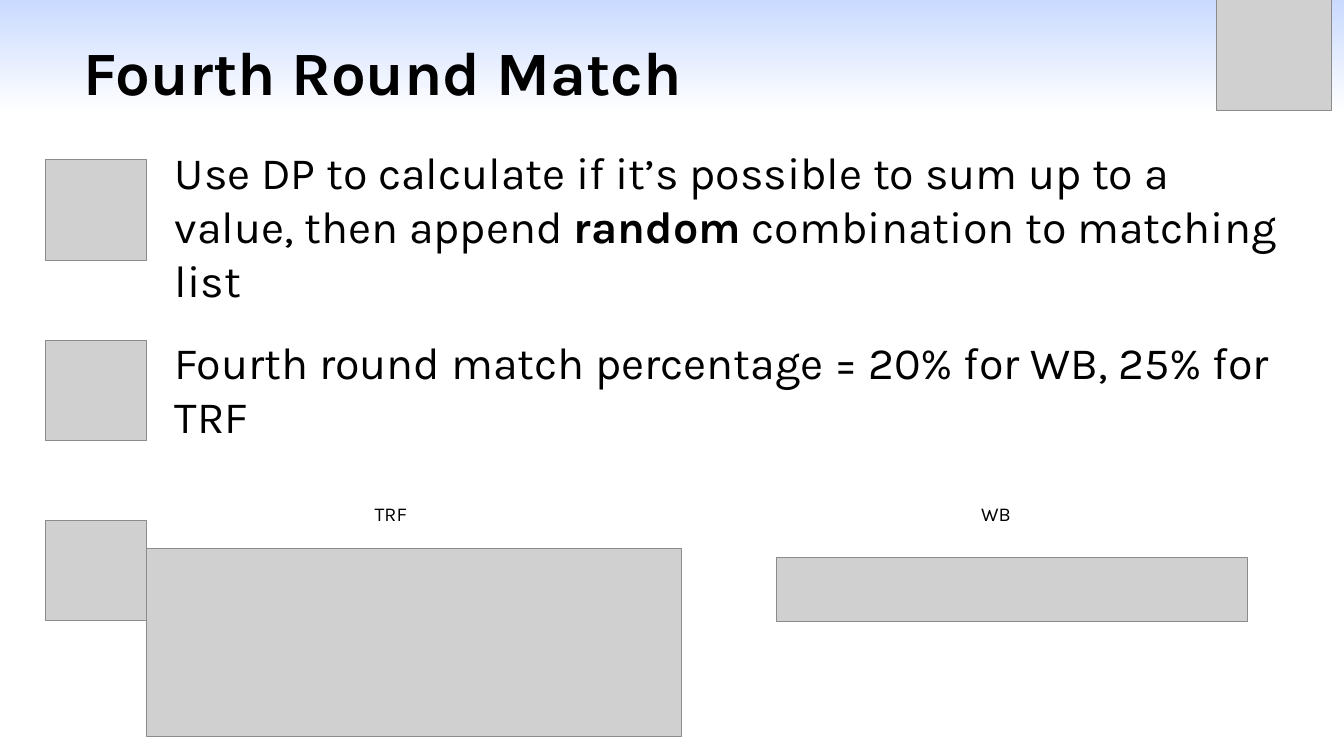
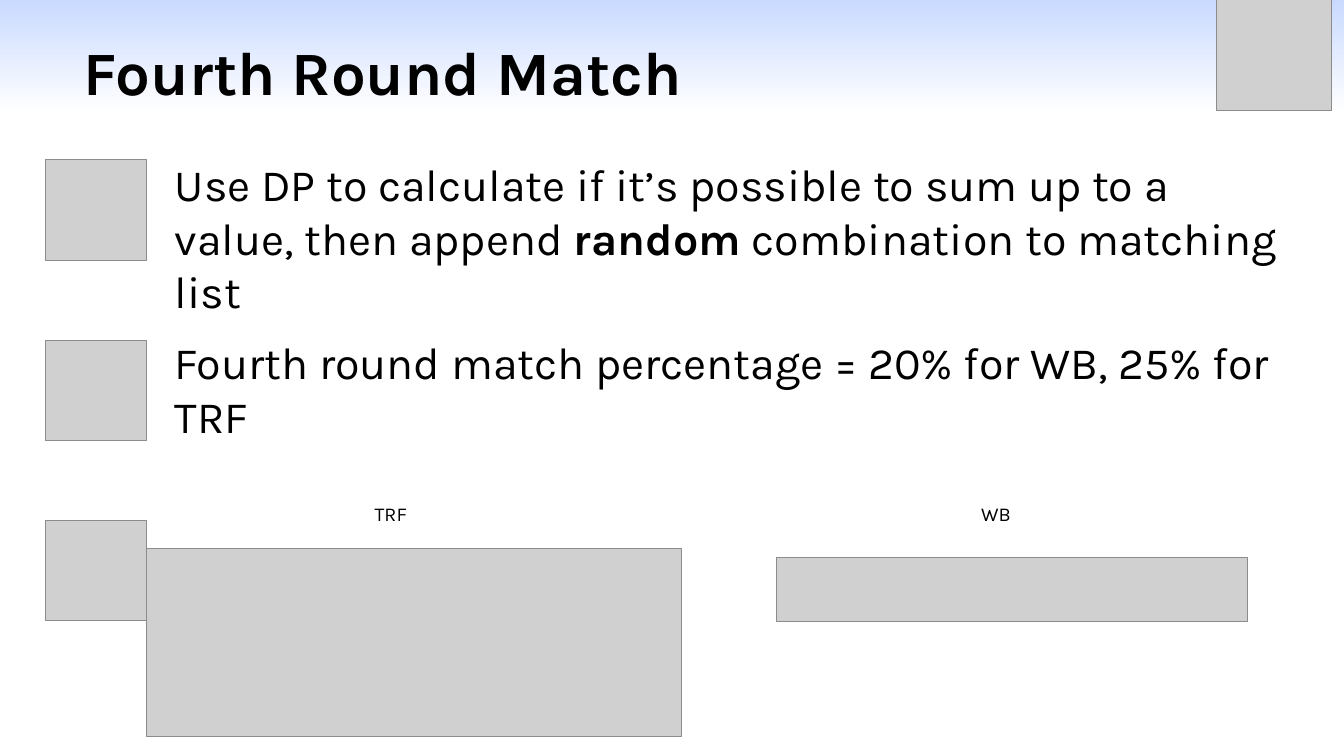
Before and after one commit to yangml103/webull_order_match, a slide deck: slide 9 of Presentation_Matching.pptx. Drawn at 1344x756 pixels with LibreOffice and Linux fonts; fonts in the diff are those of the drawing; grey boxes stand for pictures. Boxes give left, top, right and bottom in pixels: in the first picture for what was removed or moved away, otherwise in the second. Text is boxed around its words. In the diff, an @@ line names an element or a change of style, - is before the commit and + after.

```diff
--- a/Presentation_Matching.pptx
+++ b/Presentation_Matching.pptx
@@ text "Use DP to calculate if ...": place and size @@
-text "Use DP to calculate if ..." at (175,158,1276,298)
+text "Use DP to calculate if ..." at (175,170,1276,309)
```
Also in this commit, not shown: 5 other slides changed, 8 other files.
